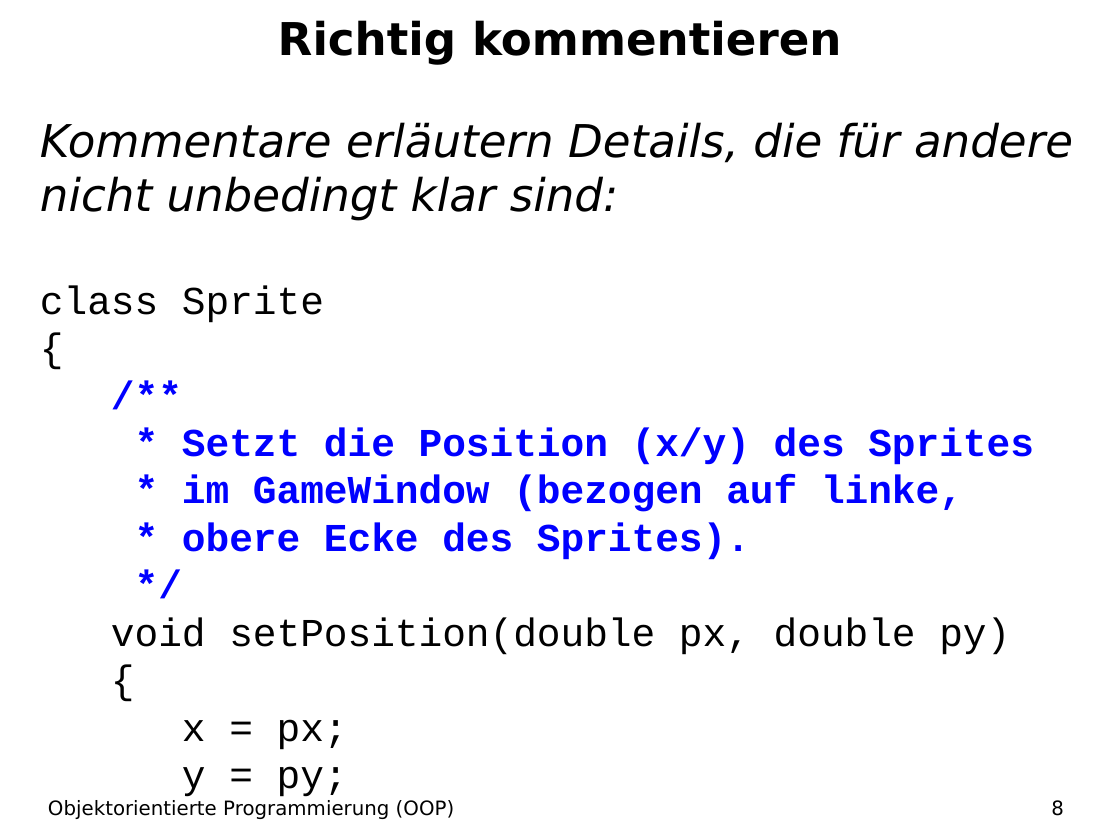
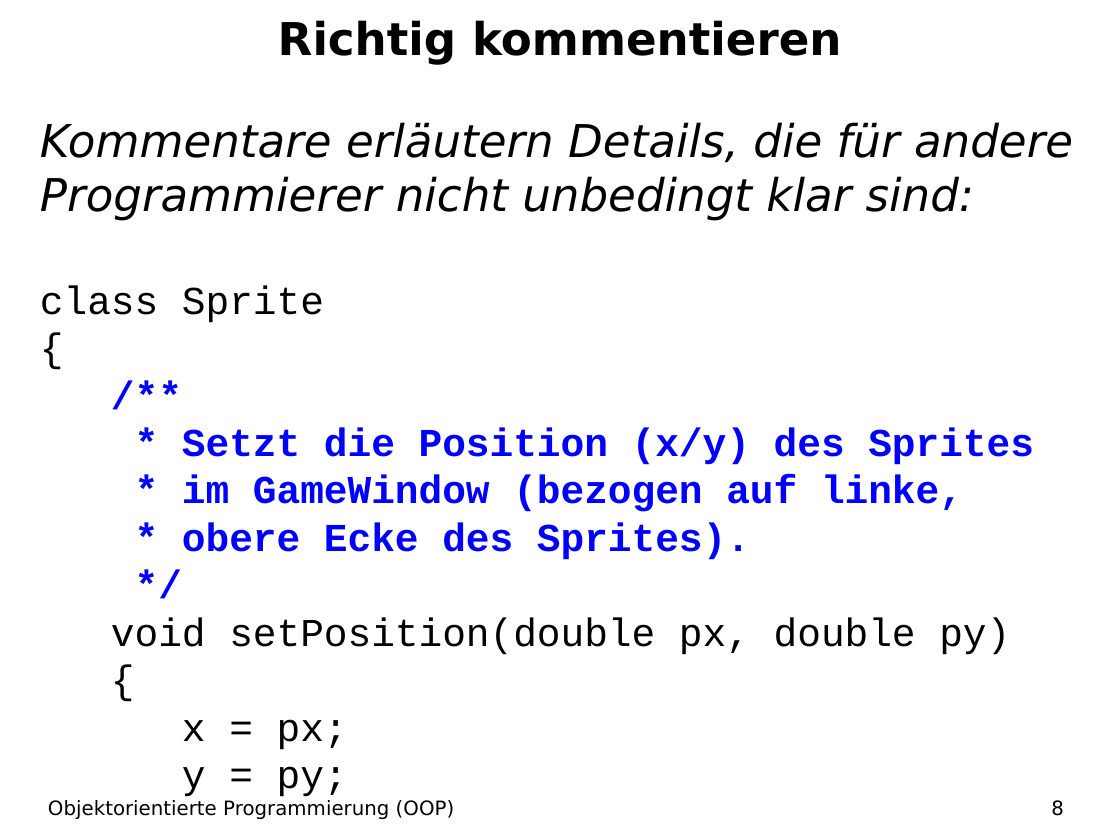
Before and after one commit to christianpothmann/Informatikunterricht, a slide deck: slide 8 of Java/01 OOP/Einführung OOP Source/14 Kommentare/PR Kommentare.odp. Drawn at 1120x840 pixels with LibreOffice and Linux fonts; fonts in the diff are those of the drawing. Boxes give left, top, right and bottom in pixels: in the first picture for what was removed or moved away, otherwise in the second. Text is boxed around its words. In the diff, an @@ line names an element or a change of style, - is before the commit and + after.

```diff
--- a/Java/01 OOP/Einführung OOP Source/14 Kommentare/PR Kommentare.odp
+++ b/Java/01 OOP/Einführung OOP Source/14 Kommentare/PR Kommentare.odp
@@ text at (40, 122, 1073, 221): text changed @@
-Kommentare erläutern Details, die für andere nicht unbedingt klar sind:
+Kommentare erläutern Details, die für andere Programmierer nicht unbedingt klar sind:
```
Also in this commit, not shown: 52 other files.
